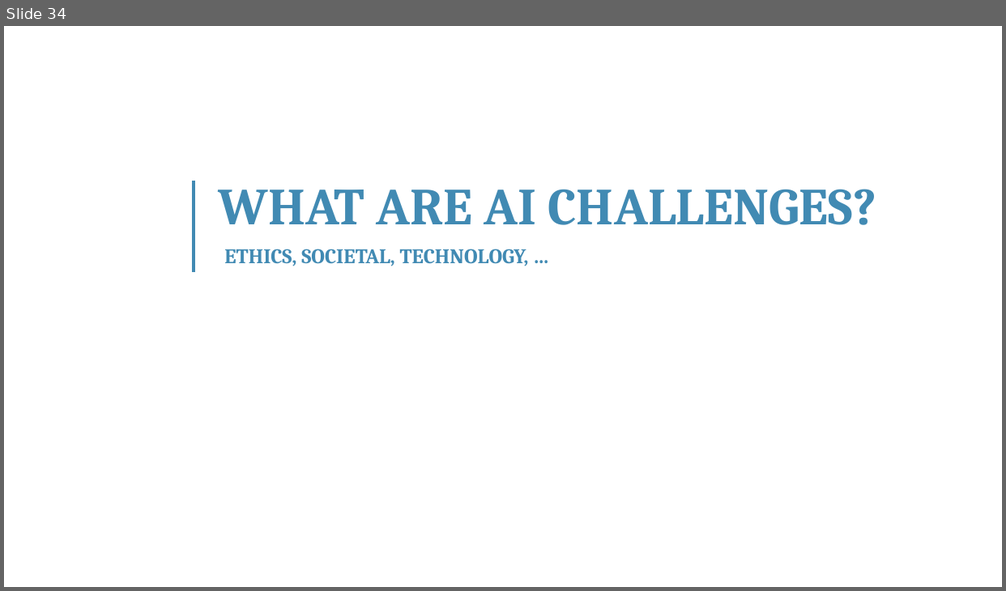
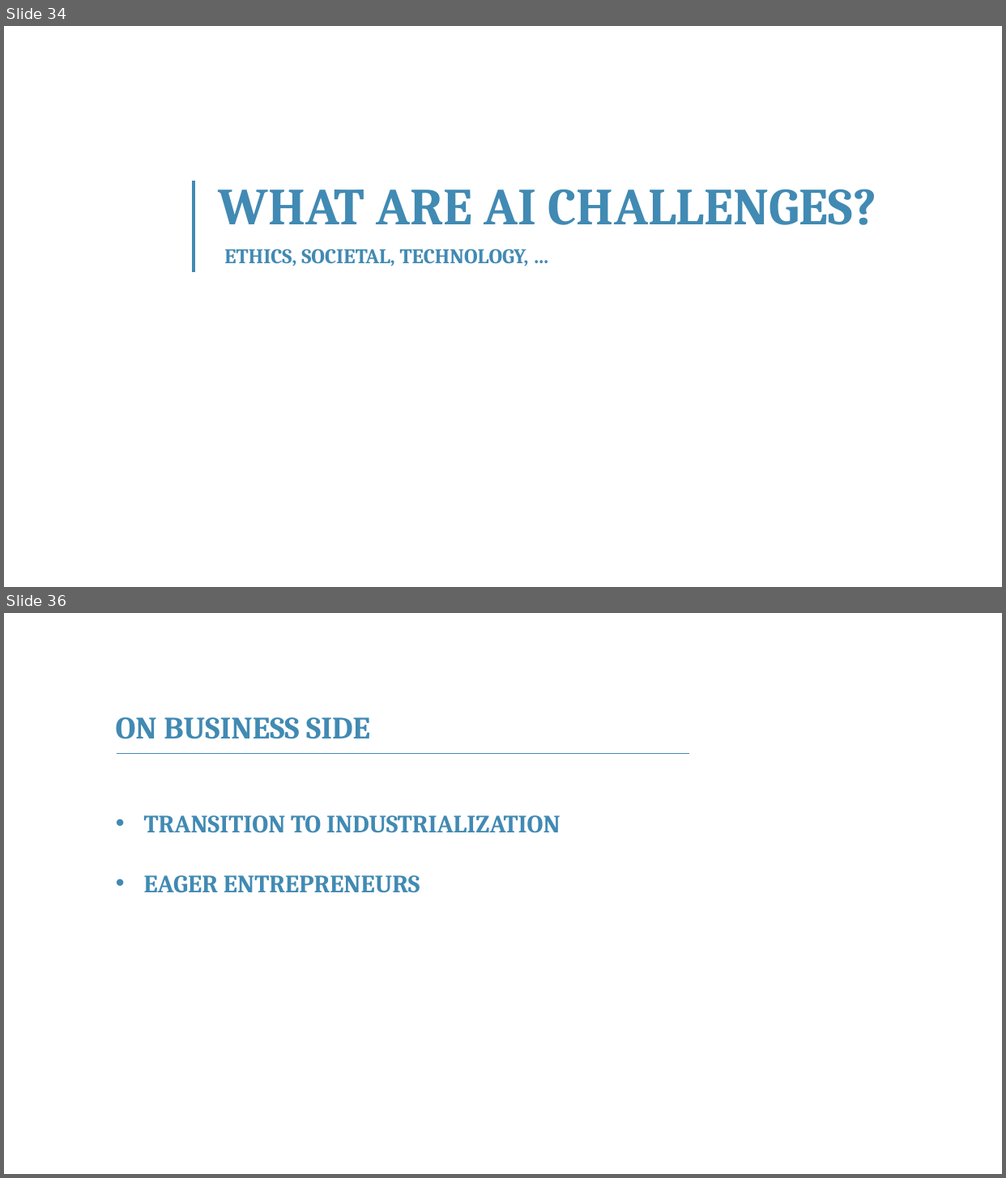
Before and after one commit to franckalbinet/itu-eaco-zanzibar-12-2018, a slide deck: presentations/session-4-intro-to-ai.pptx. Shown one above the other, each under a label of ours: slide 34 before the commit, slides 34 and 36 after it; the slides between them are not shown. The pictures are 1006x591 and 1006x1178 pixels, drawn with LibreOffice and Linux fonts; fonts in the diff are those of the drawing; background and template pictures are left out. Boxes give left, top, right and bottom in pixels: in the first picture for what was removed or moved away, otherwise in the second. Text is boxed around its words. In the diff, an @@ line names an element or a change of style, - is before the commit and + after.

```diff
--- a/presentations/session-4-intro-to-ai.pptx
+++ b/presentations/session-4-intro-to-ai.pptx
@@ slide 36 added at bbox=[4, 613, 1002, 1174], background #FFFFFF @@
@@ text added at bbox=[116, 717, 370, 739], 30 pt, text #418AB3, bold @@
+ON BUSINESS SIDE
@@ line added from (117, 754) to (690, 754), #418AB3 1 pt @@
@@ text added at bbox=[144, 815, 560, 893], 24 pt, text #418AB3, bold @@
+• TRANSITION TO INDUSTRIALIZATION
+• EAGER ENTREPRENEURS
```
Also in this commit, not shown: 2 slides changed, 5 other slides added, 1 slide removed, 3 other files.
